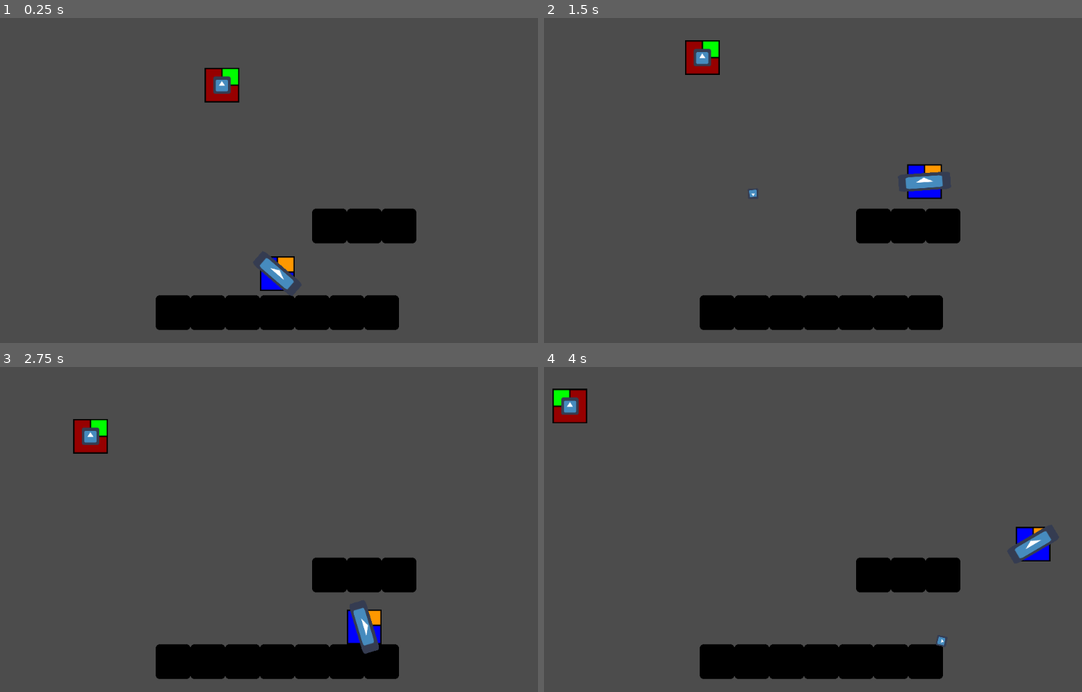
Above: before the commit, frames 1-4 (two rows, left to right).
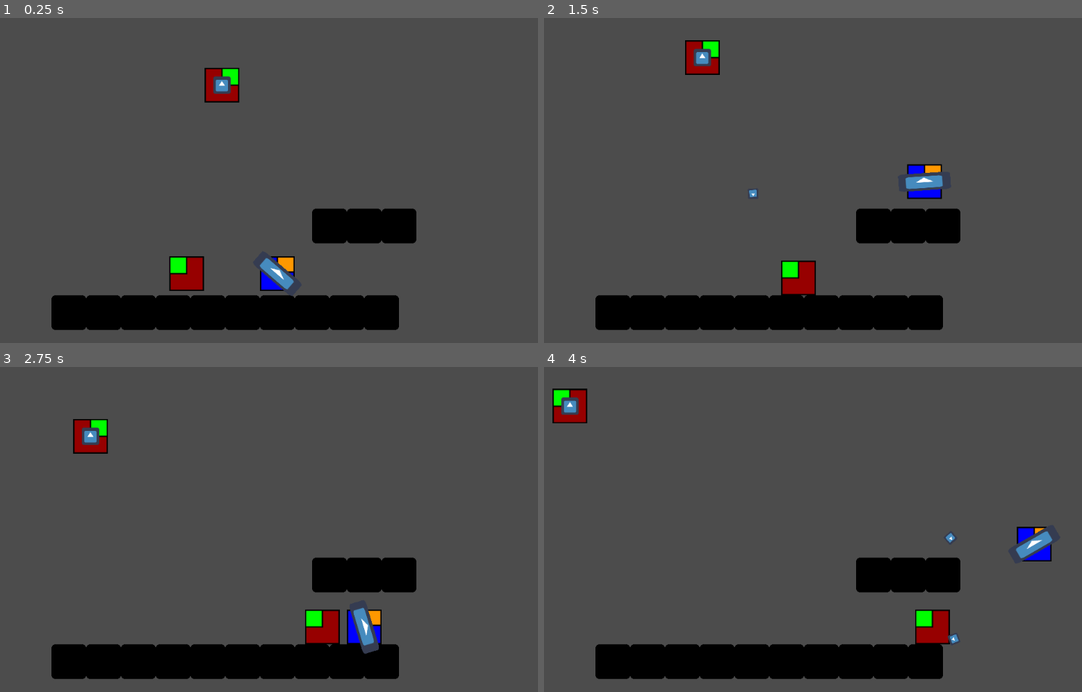
Above: after the commit, the same moments.

Repository: renanstn/godot-project-suit
Game: Godot game, scene res://scenes/Environment.tscn
Two runs of this game, one before a commit and one after it. Both use one fixed random seed, a clock stepped at 60 frames per second and the inputs below. The engine's default icon, where the game draws it, is replaced by a stand-in: a white triangle on a blue panel in a dark square.
Inputs (mouse positions are in pixels of both pictures, inside the frame that each line leads up to):
- Up to frame 1 (0.25 s): no input
- Up to frame 2 (1.5 s): move the mouse to (925, 164) at 0.52 s; hold Right (ui_right) from 0.53 s (still down); click (925, 164) at 0.6 s; tap Up (ui_up) at 0.77 s; move the mouse to (694, 196) at 1.27 s; click (694, 196) at 1.35 s
- Up to frame 3 (2.75 s): tap Up (ui_up) at 1.52 s; move the mouse to (317, 458) at 2.02 s; release Right (ui_right) at 2.03 s; hold Left (ui_left) from 2.03 s (still down); click (317, 458) at 2.1 s
- Up to frame 4 (4 s): move the mouse to (775, 594) at 2.77 s; release Left (ui_left) at 2.78 s; hold Right (ui_right) from 2.78 s (still down); click (775, 594) at 2.85 s; tap Up (ui_up) at 3.02, 3.77 s; move the mouse to (969, 578) at 3.52 s; click (969, 578) at 3.6 s

The runs differ from the first frame. In frame 1, 2.8% of the frame differs, in the area x 9-38%, y 73-96%; in frame 2, 2.7%; in frame 3, 2.7%; in frame 4, 3.0%, in the area x 9-95%, y 49-96%.

Commit message:
Implementação inimigo B parcial

Diff:
--- /dev/null
+++ b/scenes/Bullet.tscn
@@ -0,0 +1,34 @@
+[gd_scene load_steps=4 format=2]
+
+[ext_resource path="res://scripts/Bullet.gd" type="Script" id=1]
+[ext_resource path="res://icon.png" type="Texture" id=2]
+
+[sub_resource type="RectangleShape2D" id=1]
+
+custom_solver_bias = 0.0
+extents = Vector2( 32, 32 )
+
+[node name="Bullet" type="Area2D"]
+
+input_pickable = true
+gravity_vec = Vector2( 0, 1 )
+gravity = 98.0
+linear_damp = 0.1
+angular_damp = 1.0
+audio_bus_override = false
+audio_bus_name = "Master"
+script = ExtResource( 1 )
+
+[node name="Sprite" type="Sprite" parent="." index="0"]
+
+texture = ExtResource( 2 )
+
+[node name="CollisionShape2D" type="CollisionShape2D" parent="." index="1"]
+
+shape = SubResource( 1 )
+
+[node name="VisibilityNotifier2D" type="VisibilityNotifier2D" parent="." index="2"]
+
+rect = Rect2( -10, -10, 20, 20 )
+
+[connection signal="screen_exited" from="VisibilityNotifier2D" to="." method="_on_VisibilityNotifier2D_screen_exited"]
--- /dev/null
+++ b/scenes/Enemy_b.tscn
@@ -0,0 +1,25 @@
+[gd_scene load_steps=4 format=2]
+
+[ext_resource path="res://scripts/Enemy_b.gd" type="Script" id=1]
+[ext_resource path="res://sprites/spriteEnemy.png" type="Texture" id=2]
+
+[sub_resource type="RectangleShape2D" id=1]
+
+custom_solver_bias = 0.0
+extents = Vector2( 32, 32 )
+
+[node name="Enemy_b" type="KinematicBody2D"]
+
+input_pickable = false
+collision_layer = 1
+collision_mask = 1
+collision/safe_margin = 0.08
+script = ExtResource( 1 )
+
+[node name="CollisionShape2D" type="CollisionShape2D" parent="." index="0"]
+
+shape = SubResource( 1 )
+
+[node name="Sprite" type="Sprite" parent="." index="1"]
+
+texture = ExtResource( 2 )
--- a/scenes/Environment.tscn
+++ b/scenes/Environment.tscn
@@ -1,9 +1,10 @@
-[gd_scene load_steps=5 format=2]
+[gd_scene load_steps=6 format=2]
 
 [ext_resource path="res://scenes/Ground.tscn" type="PackedScene" id=1]
 [ext_resource path="res://scenes/Platform.tscn" type="PackedScene" id=2]
-[ext_resource path="res://scenes/Player.tscn" type="PackedScene" id=3]
-[ext_resource path="res://scenes/Enemy_a.tscn" type="PackedScene" id=4]
+[ext_resource path="res://scenes/Enemy_b.tscn" type="PackedScene" id=3]
+[ext_resource path="res://scenes/Player.tscn" type="PackedScene" id=4]
+[ext_resource path="res://scenes/Enemy_a.tscn" type="PackedScene" id=5]
 
 [node name="Environment" type="Node"]
 
@@ -35,22 +36,38 @@
 
 position = Vector2( 352, 544 )
 
-[node name="Platform" parent="." index="7" instance=ExtResource( 2 )]
+[node name="Ground8" parent="." index="7" instance=ExtResource( 1 )]
+
+position = Vector2( 288, 544 )
+
+[node name="Ground9" parent="." index="8" instance=ExtResource( 1 )]
+
+position = Vector2( 224, 544 )
+
+[node name="Ground10" parent="." index="9" instance=ExtResource( 1 )]
+
+position = Vector2( 160, 544 )
+
+[node name="Platform" parent="." index="10" instance=ExtResource( 2 )]
 
 position = Vector2( 640, 384 )
 
-[node name="Platform2" parent="." index="8" instance=ExtResource( 2 )]
+[node name="Platform2" parent="." index="11" instance=ExtResource( 2 )]
 
 position = Vector2( 704, 384 )
 
-[node name="Platform3" parent="." index="9" instance=ExtResource( 2 )]
+[node name="Platform3" parent="." index="12" instance=ExtResource( 2 )]
 
 position = Vector2( 768, 384 )
 
-[node name="Player" parent="." index="10" instance=ExtResource( 3 )]
+[node name="Enemy_b" parent="." index="13" instance=ExtResource( 3 )]
+
+position = Vector2( 352, 448 )
+
+[node name="Player" parent="." index="14" instance=ExtResource( 4 )]
 
 position = Vector2( 544, 448 )
 
-[node name="Enemy_a" parent="." index="11" instance=ExtResource( 4 )]
+[node name="Enemy_a" parent="." index="15" instance=ExtResource( 5 )]
 
 position = Vector2( 448, 128 )
--- a/scenes/Ground.tscn
+++ b/scenes/Ground.tscn
@@ -17,12 +17,12 @@
 friction = 1.0
 bounce = 0.0
 
-[node name="Sprite" type="Sprite" parent="." index="0"]
+[node name="CollisionShape2D" type="CollisionShape2D" parent="." index="0"]
+
+shape = SubResource( 1 )
+
+[node name="Sprite" type="Sprite" parent="." index="1"]
 
 modulate = Color( 0, 0, 0, 1 )
 texture = ExtResource( 1 )
 _sections_unfolded = [ "Visibility" ]
-
-[node name="CollisionShape2D" type="CollisionShape2D" parent="." index="1"]
-
-shape = SubResource( 1 )
--- a/scenes/Platform.tscn
+++ b/scenes/Platform.tscn
@@ -7,7 +7,7 @@
 custom_solver_bias = 0.0
 extents = Vector2( 32, 32 )
 
-[node name="Platform" type="StaticBody2D"]
+[node name="Platform" type="StaticBody2D" index="0"]
 
 input_pickable = false
 collision_layer = 1
@@ -17,12 +17,12 @@
 friction = 1.0
 bounce = 0.0
 
-[node name="Sprite" type="Sprite" parent="." index="0"]
+[node name="CollisionShape2D" type="CollisionShape2D" parent="." index="0"]
+
+shape = SubResource( 1 )
+one_way_collision = true
+
+[node name="Sprite" type="Sprite" parent="." index="1"]
 
 modulate = Color( 0, 0, 0, 1 )
 texture = ExtResource( 1 )
-
-[node name="CollisionShape2D" type="CollisionShape2D" parent="." index="1"]
-
-shape = SubResource( 1 )
-one_way_collision = true
--- a/scenes/Shoot.tscn
+++ b/scenes/Shoot.tscn
@@ -1,6 +1,6 @@
 [gd_scene load_steps=4 format=2]
 
-[ext_resource path="res://scenes/Shoot.gd" type="Script" id=1]
+[ext_resource path="res://scripts/Shoot.gd" type="Script" id=1]
 [ext_resource path="res://icon.png" type="Texture" id=2]
 
 [sub_resource type="CircleShape2D" id=1]
@@ -37,12 +37,12 @@
 texture = ExtResource( 2 )
 _sections_unfolded = [ "Transform" ]
 
-[node name="CollisionShape2D" type="CollisionShape2D" parent="." index="1"]
+[node name="VisibilityNotifier2D" type="VisibilityNotifier2D" parent="." index="1"]
+
+rect = Rect2( -10, -10, 20, 20 )
+
+[node name="CollisionShape2D2" type="CollisionShape2D" parent="." index="2"]
 
 shape = SubResource( 1 )
 
-[node name="VisibilityNotifier2D" type="VisibilityNotifier2D" parent="." index="2"]
-
-rect = Rect2( -10, -10, 20, 20 )
-
 [connection signal="screen_exited" from="VisibilityNotifier2D" to="." method="_on_VisibilityNotifier2D_screen_exited"]
--- /dev/null
+++ b/scripts/Bullet.gd
@@ -0,0 +1,20 @@
+extends Area2D
+
+# class member variables go here, for example:
+# var a = 2
+# var b = "textvar"
+
+func _ready():
+	# Called when the node is added to the scene for the first time.
+	# Initialization here
+	pass
+
+#func _process(delta):
+#	# Called every frame. Delta is time since last frame.
+#	# Update game logic here.
+#	pass
+
+
+func _on_VisibilityNotifier2D_screen_exited():
+	queue_free()
+	print('sumiu!')
--- /dev/null
+++ b/scripts/Enemy_b.gd
@@ -0,0 +1,22 @@
+extends KinematicBody2D
+
+const UP = Vector2(0, -1)
+const GRAVITY = 12
+const SPEED = 100
+const JUMP = 500
+var motion = Vector2()
+onready var Player = get_node("/root/Environment/Player")
+
+func _physics_process(delta):
+
+	# Gravity
+	motion.y += GRAVITY
+
+	if Player.position.x > position.x:
+		$Sprite.set_flip_h(false)
+		motion.x = SPEED
+	else:
+		$Sprite.set_flip_h(true)
+		motion.x = -SPEED
+
+	motion = move_and_slide(motion, UP)
--- a/scripts/Player.gd
+++ b/scripts/Player.gd
@@ -50,8 +50,6 @@
 
 func shoot():
 	var clone_bullet = bullet.instance()
-	# var bullet_angle = get_angle_to(get_global_mouse_position()) + $Arm/SpawnBullets.get_rotation()
-	# clone_bullet.set_rotation(bullet_angle)
 	clone_bullet.rotation = $Arm.rotation
 	clone_bullet.position = $Arm/SpawnBullets.get_global_position()
 	get_parent().add_child(clone_bullet)
--- a/scenes/Shoot.gd
+++ b/scripts/Shoot.gd
@@ -2,3 +2,6 @@
 
 func _on_VisibilityNotifier2D_screen_exited():
 	queue_free()
+
+func _physics_process(delta):
+	pass
